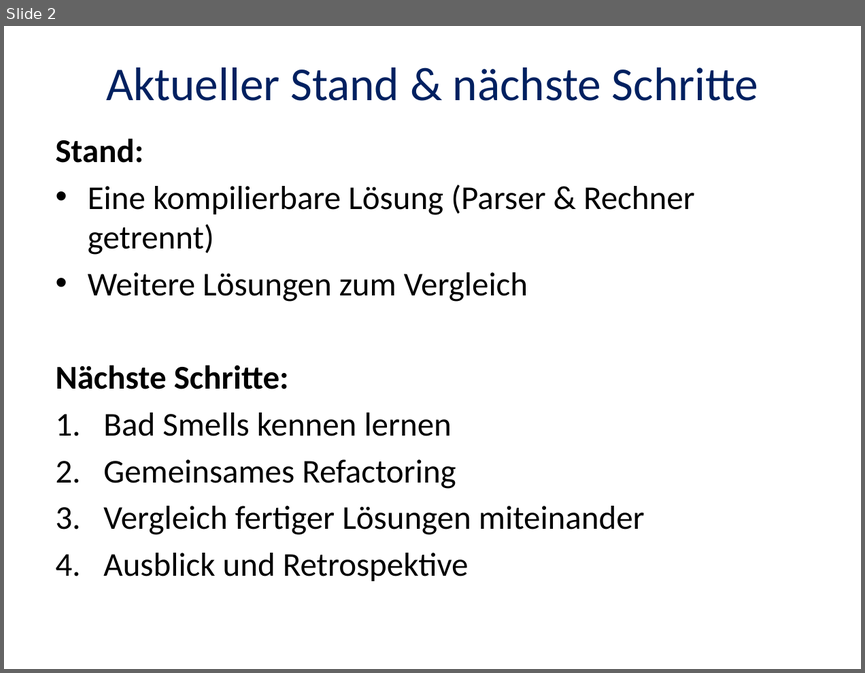
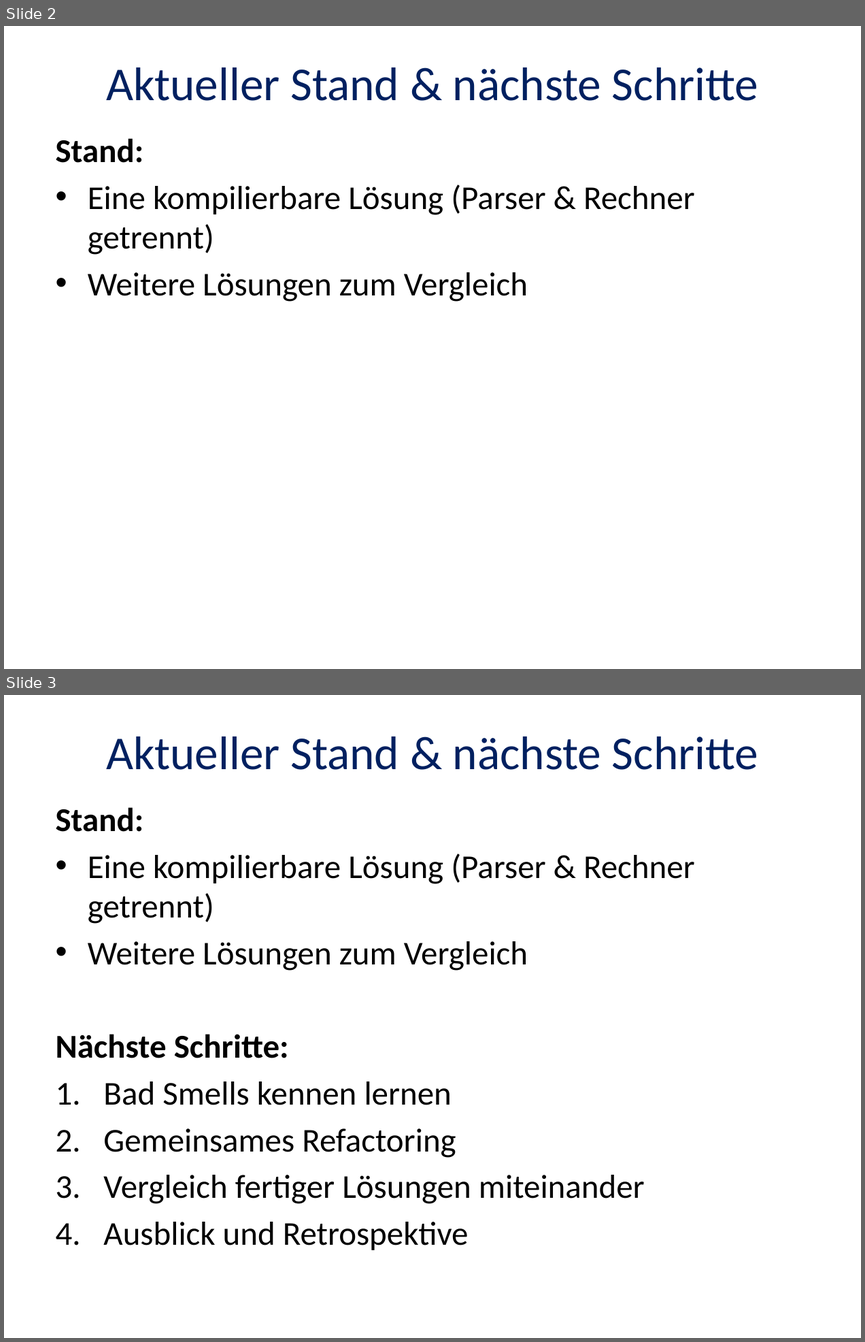
Before and after one commit to trav010/CodingDojoDPA, a slide deck: StringCalculator/doc/Coding-Dojo-2015-02-18.pptx. Shown one above the other, each under a label of ours: slide 2 before the commit, slides 2 and 3 after it. The pictures are 865x673 and 865x1342 pixels, drawn with LibreOffice and Linux fonts; fonts in the diff are those of the drawing. Boxes give left, top, right and bottom in pixels: in the first picture for what was removed or moved away, otherwise in the second. Text is boxed around its words. In the diff, an @@ line names an element or a change of style, - is before the commit and + after.

Commit message:
added some slides

```diff
--- a/StringCalculator/doc/Coding-Dojo-2015-02-18.pptx
+++ b/StringCalculator/doc/Coding-Dojo-2015-02-18.pptx
@@ slide 2 added at (x1=4, y1=26, x2=861, y2=669), background #FFFFFF @@
@@ title added at (x1=106, y1=67, x2=758, y2=101), 39.6 pt, text #002060 @@
+Aktueller Stand & nächste Schritte
@@ text added at (x1=56, y1=138, x2=694, y2=301), 28 pt, text #000000 @@
+Stand:
+• Eine kompilierbare Lösung (Parser & Rechner getrennt)
+• Weitere Lösungen zum Vergleich
@@ what was slide 2 is now slide 3 @@
```
Also in this commit, not shown: 1 slide changed.
